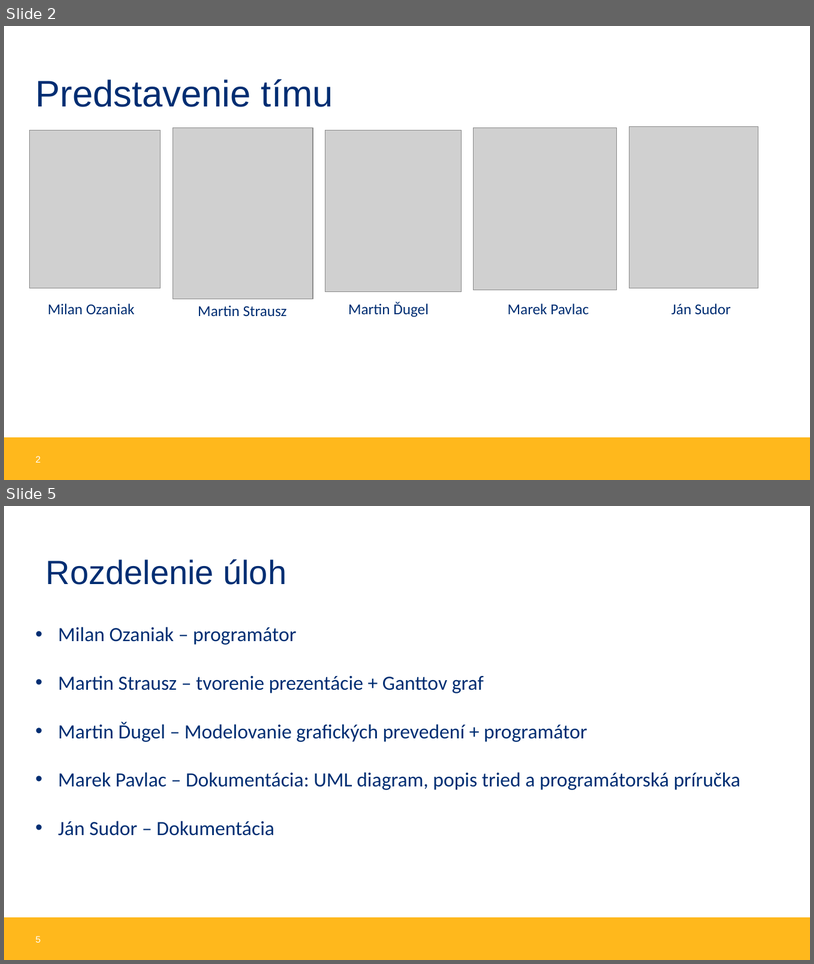
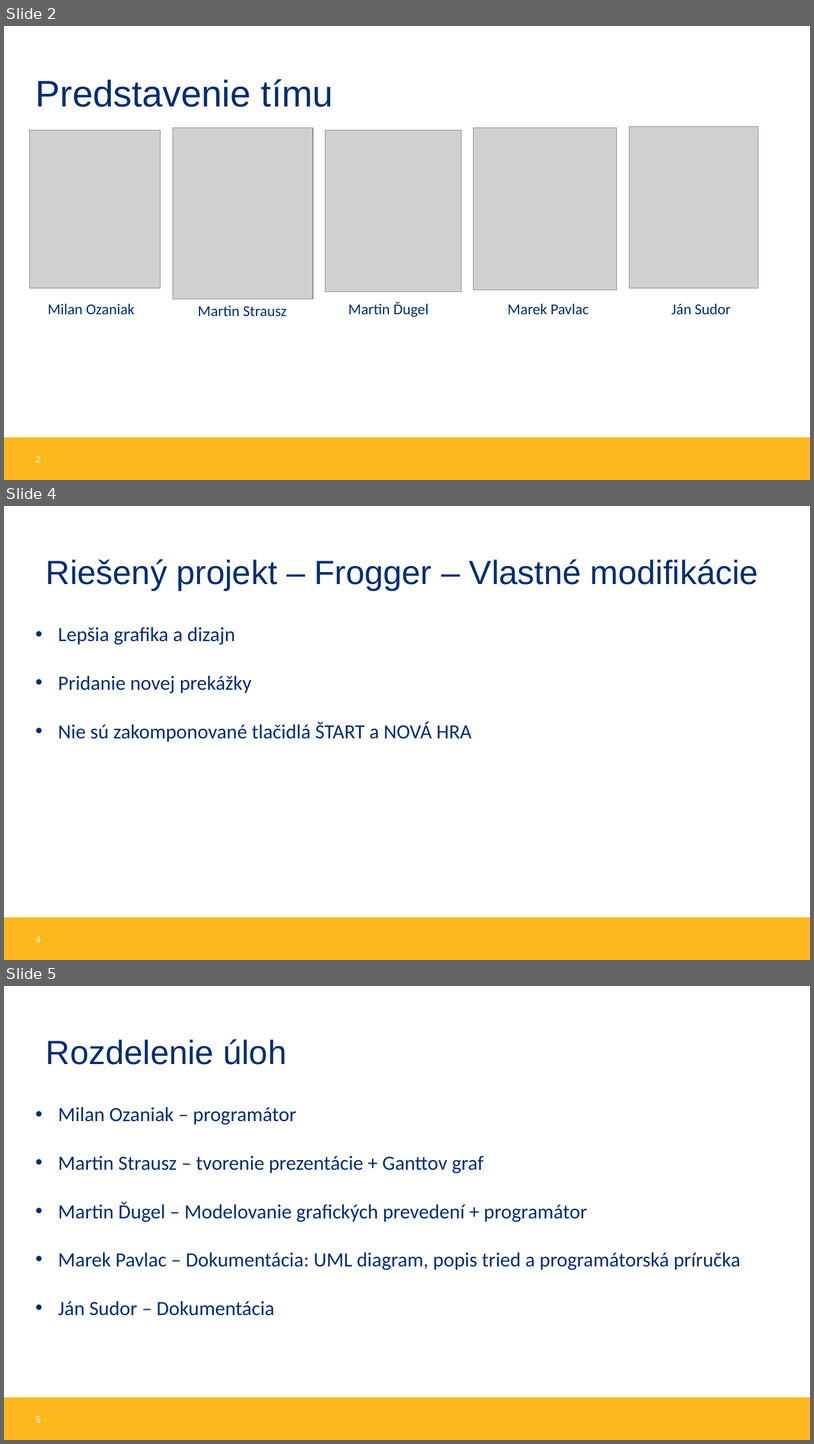
Before and after one commit to MilanOzaniak/Frogger_STV_16, a slide deck: technicka dokumentacia a prezentacia/Prezentácia Frogger.pptx. Shown one above the other, each under a label of ours: slides 2 and 5 before the commit, slides 2, 4 and 5 after it; the slides between them are not shown. The pictures are 814x964 and 814x1444 pixels, drawn with LibreOffice and Linux fonts; fonts in the diff are those of the drawing; grey boxes stand for pictures; background and template pictures are left out. Boxes give left, top, right and bottom in pixels: in the first picture for what was removed or moved away, otherwise in the second. Text is boxed around its words. In the diff, an @@ line names an element or a change of style, - is before the commit and + after.

```diff
--- a/technicka dokumentacia a prezentacia/Prezentácia Frogger.pptx
+++ b/technicka dokumentacia a prezentacia/Prezentácia Frogger.pptx
@@ slide 4 added at (4,506,810,960), background #FFFFFF; not listed: 1 template element that a slide beside it also shows @@
@@ text added at (46,559,759,590), 40 pt, text #002D72 @@
+Riešený projekt – Frogger – Vlastné modifikácie
@@ text added at (58,627,472,742), 24 pt, text #002D72 @@
+• Lepšia grafika a dizajn
+• Pridanie novej prekážky
+• Nie sú zakomponované tlačidlá ŠTART a NOVÁ HRA
@@ page number added at (36,936,41,942), 11 pt, text #FFFFFF @@
+4
```
Also in this commit, not shown: 2 slides changed, 2 other slides added, 2 slides removed, 1 other file.
